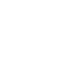
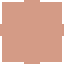
Layered file, before and after one edit (64x64). Changes by layer:
"Layer 1": opacity 100% → 49%, painted on it over [0, 0, 64, 64]
